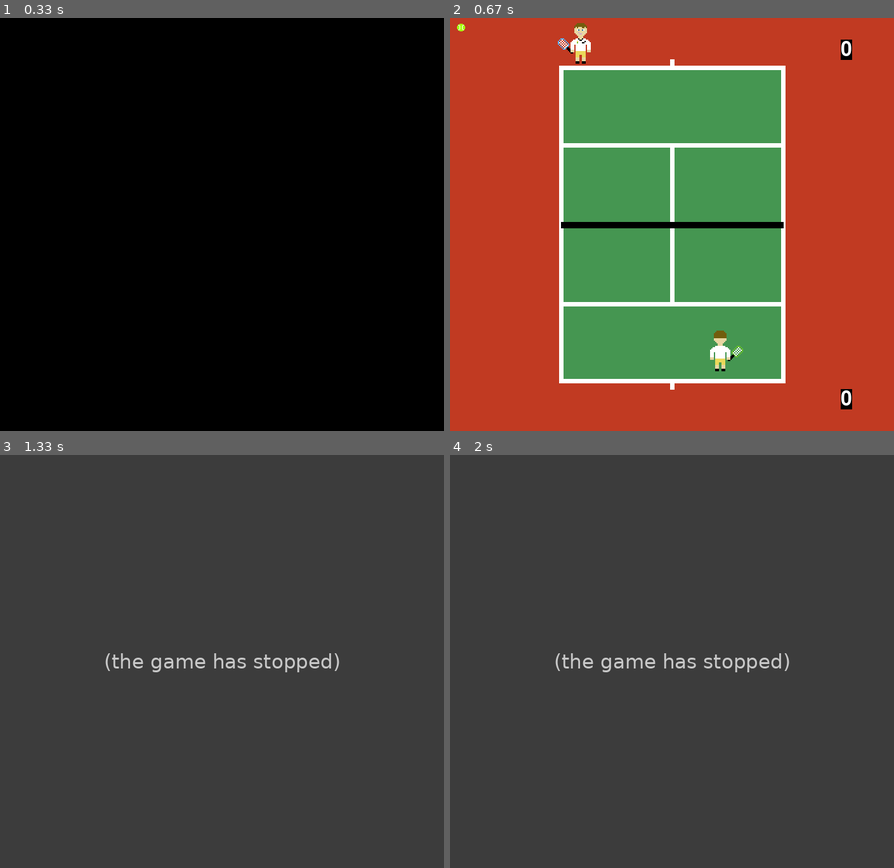
Above: before the commit, frames 1-4 (two rows, left to right).
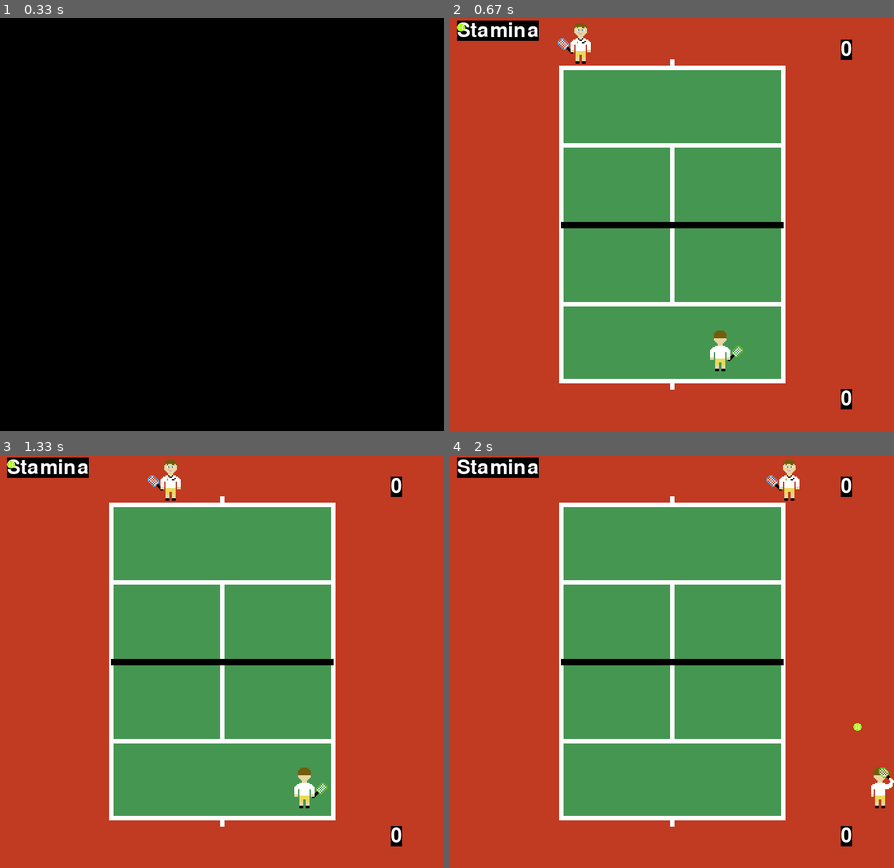
Above: after the commit, the same moments.

Repository: rafaelmcandeias/AASMA
Game: pygame game, started from Tennis_Game/tennis.py
The game is run twice, just before and just after one commit, with the same random seed, the same clock (stepped at 60 frames per second) and the same inputs.
Inputs:
- Up to frame 1 (0.33 s): no input
- Up to frame 2 (0.67 s): tap Right Shift at 0.33 s
- Up to frame 3 (1.33 s): hold D 0.67-1.13 s; hold Right 0.67-1.13 s; hold Esc from 1.17 s (still down); hold Right from 1.17 s (still down); hold D from 1.17 s (still down)
- Up to frame 4 (2 s): release Esc at 1.63 s; release Right at 1.63 s; release D at 1.63 s; hold Right from 1.67 s (still down); hold D from 1.67 s (still down); tap . at 1.82 s

Frame 1 is identical in both runs. In frame 2, 0.9% of the frame differs, in the area x 1-20%, y 0-6%; in frame 3, 100%, in the area x 0-100%, y 0-100%; in frame 4, 100%.
Before the commit the program exited at 1.18 s; later frames show no game.

Commit message:
Splitted code in three files. Sprite is for classes, lib is for functions, tennis is the main file.

Diff:
--- /dev/null
+++ b/Tennis_Game/Agents.txt
@@ -0,0 +1,4 @@
+# Name Speed Force Energy
+# 0 < Energy <= 1
+Rodrigo 6 10 0.7
+Joao 7 7 0.4
--- /dev/null
+++ b/Tennis_Game/lib.py
@@ -0,0 +1,174 @@
+import pygame
+from sprites import Top_player, Bottom_player, Ball
+
+# Define some colors
+BLACK = (0, 0, 0)
+OUT = (193, 58, 34)
+COURT = (69, 150, 81)
+WHITE = (255, 255, 255)
+GREEN = (0, 255, 0)
+SKIN = (232, 214, 162)
+YELLOW = (255, 0, 255)
+
+# Stamina Box Position Values
+TOP_INFO_POS = (75, 20)
+BOT_INFO_POS = (300, 300)
+
+
+#Create the screen
+def create_screen():
+    windowSize = (700, 650)
+    screen = pygame.display.set_mode(windowSize, pygame.RESIZABLE)
+    pygame.display.set_caption('AASMA OPEN')
+    return screen
+
+
+#Start screen
+def start_screen(screen):
+    startGame = False
+    while not startGame:
+        screen.fill(BLACK)
+        font = pygame.font.Font('freesansbold.ttf', 60)
+        font2 = pygame.font.Font('freesansbold.ttf', 36)
+        startLabel = font.render('    AASMA OPEN', 1, (WHITE))
+        label2 = font2.render('Press SHIFT to start!', 1, (WHITE))
+        for event in pygame.event.get():
+            keyState = pygame.key.get_pressed()
+            if keyState[pygame.K_RSHIFT] or keyState[pygame.K_LSHIFT]:
+                startGame = True
+            screen.blit(startLabel, (65, 225))
+            screen.blit(label2, (170, 450))
+            pygame.display.flip()
+
+
+# Function to replace the agent's at the serving position
+def restart_player_position(top_player, bottom_player):
+    bottom_player.rect.x = 442
+    bottom_player.rect.y = 524
+    top_player.rect.x = 202
+    top_player.rect.y = 40
+    pygame.time.wait(750)
+
+
+# Reads two lines from Agents.txt and gets info from it
+def read_file():
+    agents_file = open("Agents.txt", "r")
+    agents = {}
+    for line in agents_file:
+        if line[0] != '#':
+            # Name, Speed, Force, Energy
+            info = line.split(" ")
+            name, speed, force, energy = info[0], info[1], info[2], info[3]
+            # agents = {'Rodrigo':('Rodrigo', 4, 3, 4), ...}
+            agents[name] = (name, int(speed), int(force), float(energy))
+    return agents
+
+
+# Creates all objects in the game
+def create_objects(agents, name, name2):
+    # Add players
+    top_player = Top_player(agents[name])
+    bottom_player = Bottom_player(agents[name2])
+
+    # Tennis ball
+    tennisBall = Ball()
+
+    # Adds all objects into a group
+    all_sprites = pygame.sprite.Group()
+    all_sprites.add(bottom_player)
+    all_sprites.add(tennisBall)
+    all_sprites.add(top_player)
+
+    return top_player, bottom_player, tennisBall, all_sprites
+
+
+#Main game loop
+def play(screen, top_player, bottom_player, tennisBall, all_sprites):
+    # init scores
+    bottom_player_score = 0
+    top_player_score = 0
+
+    carryOn = True
+    clock = pygame.time.Clock()
+    while carryOn:
+
+        font = pygame.font.Font('freesansbold.ttf', 32)
+        screen.fill(OUT)
+
+        # has someone won?
+        if bottom_player_score == 15 or top_player_score == 15:
+            carryOn = False
+
+        # update
+        top_player.update()
+        bottom_player.update()
+        point = tennisBall.update(bottom_player, top_player)
+
+        # bottom player won
+        if point == 1:
+            bottom_player_score += 1
+            restart_player_position(top_player, bottom_player)
+
+        # top player won
+        if point == 2:
+            top_player_score += 1
+            restart_player_position(top_player, bottom_player)
+
+
+        # Render top info
+        top_stamina = font.render("Stamina", True, WHITE, BLACK)
+        top_stamina_rect = top_stamina.get_rect()
+        top_stamina_rect.center = TOP_INFO_POS
+        screen.blit(top_stamina, top_stamina_rect)
+        # Render bot info
+        bot_stamina = font.render("Stamina", True, WHITE, BLACK)
+        bot_stamina_rect = bot_stamina.get_rect()
+        bot_stamina_rect.center = BOT_INFO_POS
+        screen.blit(bot_stamina, bot_stamina_rect)
+
+        #Render both scoreboards
+        scorebox = font.render(str(top_player_score), True, WHITE, BLACK)
+        scoreRect = scorebox.get_rect()
+        scoreRect.center = (625, 50)
+        screen.blit(scorebox, scoreRect)
+        scorebox2 = font.render(str(bottom_player_score), True, WHITE, BLACK)
+        scoreRect2 = scorebox2.get_rect()
+        scoreRect2.center = (625, 600)
+        screen.blit(scorebox2, scoreRect2)
+
+        for event in pygame.event.get():
+            if event.type == pygame.QUIT:
+                carryOn = False
+            elif event.type == pygame.KEYDOWN:
+                if event.key == pygame.K_ESCAPE:
+                    carryOn = False
+
+        #All the court lines drawn here in the main loop
+
+        #Draw the court
+        pygame.draw.rect(screen, COURT, [175, 75, 350, 500])
+        #outer left line
+        pygame.draw.line(screen, WHITE, (175,574), (175,75), 7)
+        #outer right line
+        pygame.draw.line(screen, WHITE, (525,574), (525,75), 7)
+        #top center line
+        pygame.draw.line(screen, WHITE, (175, 200), (525,200), 7)
+        #top outer line
+        pygame.draw.line(screen, WHITE, (175, 78), (525,78), 7)
+        #bottom outer line
+        pygame.draw.line(screen, WHITE, (175, 571), (525,571), 7)
+        #bottom center line
+        pygame.draw.line(screen, WHITE, (175, 450), (525,450), 7)
+        #center white line
+        pygame.draw.line(screen, WHITE, (350,200), (350,450), 7)
+        #net
+        pygame.draw.line(screen, BLACK, (175,325), (525,325), 10)
+        #bottom serve line
+        pygame.draw.line(screen, WHITE, (350,574), (350,584), 7)
+        #top serve line
+        pygame.draw.line(screen, WHITE, (350,65), (350,75), 7)
+
+        #Update
+        all_sprites.draw(screen)
+        pygame.display.update()
+        clock.tick(60)
--- a/Tennis_Game/sprites.py
+++ b/Tennis_Game/sprites.py
@@ -35,8 +35,10 @@
 # Player Class Super class for top and bottom players
 class Player(pygame.sprite.Sprite):
 
-    def __init__(self, speed, force, energy, image):
+    def __init__(self, name, speed, force, energy, image):
         pygame.sprite.Sprite.__init__(self)
+        # Agent's identifier
+        self.name = name
         # Image for the agent
         self.image = image
         # Used for hit boxing. An agent is a rectangule in pixels
@@ -87,8 +89,8 @@
 # Class for Top player
 class Top_player(Player):
 
-    def __init__(self, speed, force, energy):
-        super().__init__(speed, force, energy, images.camden)
+    def __init__(self, info):
+        super().__init__(info[0], info[1], info[2], info[3], images.camden)
         # Position the image -> agent
         self.rect.center = TOP_POS
 
@@ -106,25 +108,25 @@
         if keyState[pygame.K_d] and self.rect.x < LIMIT_RIGHT:
             self.rect.x += self.speedx * (self.stamina / self.energy)
             if not pressed:
-                self.stamina *= 0.9999
+                self.stamina *= 0.9999999999
         # Up arrow
         if keyState[pygame.K_w] and self.rect.y > LIMIT_TOP:
             self.rect.y -= self.speedy * (self.stamina / self.energy)
             if not pressed:
-                self.stamina *= 0.9999
+                self.stamina *= 0.9999999999
         # Down arrow
         if keyState[pygame.K_s] and self.rect.y < LIMIT_TOP_NET:
             self.rect.y += self.speedy * (self.stamina / self.energy)
             if not pressed:
-                self.stamina *= 0.9999
+                self.stamina *= 0.9999999999
 
 
 # Class for Top player
 class Bottom_player(Player):
 
-    def __init__(self, speed, force, energy):
+    def __init__(self, info):
         # Initializes Bottom Agent with it's pos, speed and image
-        super().__init__(speed, force, energy, images.robert)
+        super().__init__(info[0], info[1], info[2], info[3], images.robert)
         # Position the image -> agent
         self.rect.center = BOTTOM_POS
 
@@ -139,22 +141,22 @@
         if keyState[pygame.K_LEFT] and self.rect.x > LIMIT_LEFT:
             self.rect.x -= self.speedx * (self.stamina / self.energy)
             pressed = True
-            self.stamina *= 0.9999
+            self.stamina *= 0.9999999999
         # Right arrow
         if keyState[pygame.K_RIGHT] and self.rect.x < LIMIT_RIGHT:
             self.rect.x += self.speedx * (self.stamina / self.energy)
             if not pressed:
-                self.stamina *= 0.9999
+                self.stamina *= 0.9999999999
         # Up arrow
         if keyState[pygame.K_UP] and self.rect.y > LIMIT_BOTTOM_NET:
             self.rect.y -= self.speedy * (self.stamina / self.energy)
             if not pressed:
-                self.stamina *= 0.9999
+                self.stamina *= 0.9999999999
         # Down arrow
         if keyState[pygame.K_DOWN] and self.rect.y < LIMIT_BOT:
             self.rect.y += self.speedy * (self.stamina / self.energy)
             if not pressed:
-                self.stamina *= 0.9999
+                self.stamina *= 0.9999999999
 
 # Ball class
 class Ball(pygame.sprite.Sprite):
--- a/Tennis_Game/tennis.py
+++ b/Tennis_Game/tennis.py
@@ -1,150 +1,22 @@
-import pygame
-import images
-import numpy as np
-import numpy.random as rnd
-from sprites import Top_player, Bottom_player, Ball
+from lib import pygame, create_screen, start_screen, read_file, create_objects, play
 
-
-# Start game
-pygame.init()
-
-
-# Define some colors
-BLACK = (0, 0, 0)
-OUT = (193, 58, 34)
-COURT = (69, 150, 81)
-WHITE = (255, 255, 255)
-GREEN = (0, 255, 0)
-SKIN = (232, 214, 162)
-
-
-#Create the screen
-windowSize = (700, 650)
-screen = pygame.display.set_mode(windowSize, pygame.RESIZABLE)
-pygame.display.set_caption('AASMA OPEN')
-
-
-#Start screen
-startGame = False
-while startGame == False:
-    screen.fill(BLACK)
-    font = pygame.font.Font('freesansbold.ttf', 60)
-    font2 = pygame.font.Font('freesansbold.ttf', 36)
-    startLabel = font.render('    AASMA OPEN', 1, (WHITE))
-    label2 = font2.render('Press SHIFT to start!', 1, (WHITE))
-    for event in pygame.event.get():
-        keyState = pygame.key.get_pressed()
-        if keyState[pygame.K_RSHIFT] or keyState[pygame.K_LSHIFT]:
-            startGame = True
-        screen.blit(startLabel, (65, 225))
-        screen.blit(label2, (170, 450))
-        pygame.display.flip()
-
-
-# Adds bars to show stamina of each agent
-# (font, size bold)
-font = pygame.font.SysFont("comicsans", 30, True)
-
-
-# Add players
-# Speed, Force, Energy
-top_player = Top_player(5, 10, 1)
-bottom_player = Bottom_player(5, 10, 1)
-
-# Tennis ball
-tennisBall = Ball()
-
-# Adds all objects into a group
-all_sprites = pygame.sprite.Group()
-all_sprites.add(bottom_player)
-all_sprites.add(tennisBall)
-all_sprites.add(top_player)
-
-carryOn = True
-clock = pygame.time.Clock()
-
-# init scores
-bottom_player_score = 0
-top_player_score = 0
-
-def restart_player_position():
-    bottom_player.rect.x = 442
-    bottom_player.rect.y = 524
-    top_player.rect.x = 202
-    top_player.rect.y = 40
-    pygame.time.wait(750)
-
-#Main game loop
-while carryOn:
-
-    font = pygame.font.Font('freesansbold.ttf', 32)
-    screen.fill(OUT)
-
-    # has someone won?
-    if bottom_player_score == 15 or top_player_score == 15:
-        carryOn = False
-
-    # update
-    top_player.update()
-    bottom_player.update()
-    point = tennisBall.update(bottom_player, top_player)
-
-    # bottom player won
-    if point == 1:
-        bottom_player_score += 1
-        restart_player_position()
-
-    # top player won
-    if point == 2:
-        top_player_score += 1
-        restart_player_position()
-
-
-    #Render both scoreboards
-    scorebox = font.render(str(top_player_score), True, WHITE, BLACK)
-    scoreRect = scorebox.get_rect()
-    scoreRect.center = (625, 50)
-    screen.blit(scorebox, scoreRect)
-    scorebox2 = font.render(str(bottom_player_score), True, WHITE, BLACK)
-    scoreRect2 = scorebox2.get_rect()
-    scoreRect2.center = (625, 600)
-    screen.blit(scorebox2, scoreRect2)
-
-    for event in pygame.event.get():
-        if event.type == pygame.QUIT:
-            carryOn = False
-        elif event.type == pygame.KEYDOWN:
-            if event.key == pygame.K_ESCAPE:
-                carryOn = False
-
-    #All the court lines drawn here in the main loop
-
-    #Draw the court
-    pygame.draw.rect(screen, COURT, [175, 75, 350, 500])
-    #outer left line
-    pygame.draw.line(screen, WHITE, (175,574), (175,75), 7)
-    #outer right line
-    pygame.draw.line(screen, WHITE, (525,574), (525,75), 7)
-    #top center line
-    pygame.draw.line(screen, WHITE, (175, 200), (525,200), 7)
-    #top outer line
-    pygame.draw.line(screen, WHITE, (175, 78), (525,78), 7)
-    #bottom outer line
-    pygame.draw.line(screen, WHITE, (175, 571), (525,571), 7)
-    #bottom center line
-    pygame.draw.line(screen, WHITE, (175, 450), (525,450), 7)
-    #center white line
-    pygame.draw.line(screen, WHITE, (350,200), (350,450), 7)
-    #net
-    pygame.draw.line(screen, BLACK, (175,325), (525,325), 10)
-    #bottom serve line
-    pygame.draw.line(screen, WHITE, (350,574), (350,584), 7)
-    #top serve line
-    pygame.draw.line(screen, WHITE, (350,65), (350,75), 7)
-
-    #Update
-    all_sprites.draw(screen)
-    pygame.display.update()
-    clock.tick(60)
-
-pygame.quit()
+# Main execution
+if __name__ == "__main__":
+    agents = {}
+    # Start game
+    pygame.init()
+    # Creates start screen
+    screen = create_screen()
+    # Executes start screen
+    start_screen(screen)
+    # Read agent's information
+    agents = read_file()
+    # All agents against each other
+    for name in set(agents.keys()):
+        for name2 in set(agents.keys()).difference(name):
+            # Creates agents and ball
+            top_player, bottom_player, ball, all_sprites = create_objects(agents, name, name2)
+            # Executes game
+            play(screen, top_player, bottom_player, ball, all_sprites)
+    # End game
+    pygame.quit()
